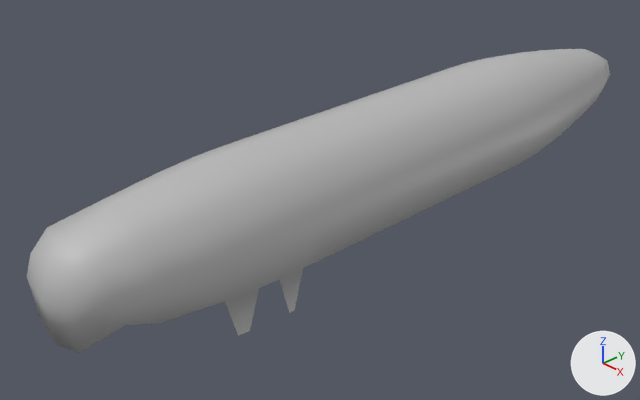
The Blender file BlenderFiles/mealworm.blend as it was, and as the next commit left it.
Camera for both pictures: a 50 mm camera at (7.88, -8.91, 5.22) aimed at (-0.57, -0.93, -0.65). The axes (+X, +Y, +Z) are drawn at lower right. The lights are the same throughout.
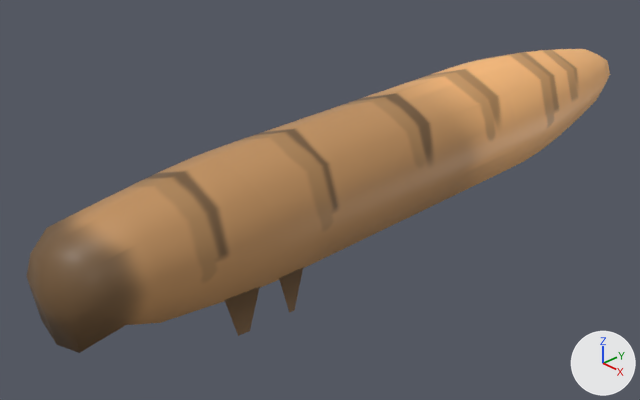
The newer file is also turned or shifted as a whole; pictures and numbers use the older file's frame.

The change, as a list of edits to the scene's bpy script:
```text
Add img_text_mealworm:
    img_text_mealworm = load_image('text_mealWorm', 'text_mealWorm.png', 1024, 1024, 'sRGB')
Change mat_mat_worm:
    remove mat_mat_worm.base_color = (0.5, 0.5, 0.5)  # grey #bcbcbc
    add mat_mat_worm.texture = img_text_mealworm
```

Pixel boxes (x1, y1, x2, y2) of what changed, in the pictures (640 x 400 px):
'Cube', surface changed (grey to brown)
    both: (27, 49, 610, 353)
